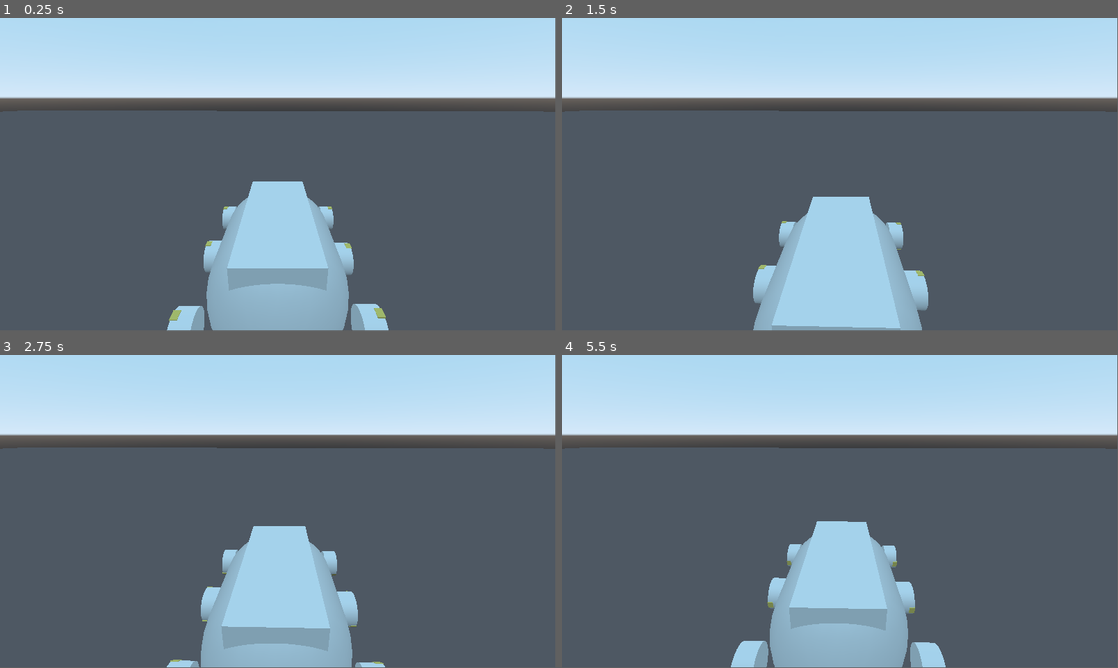
Above: before the commit, frames 1-4 (two rows, left to right).
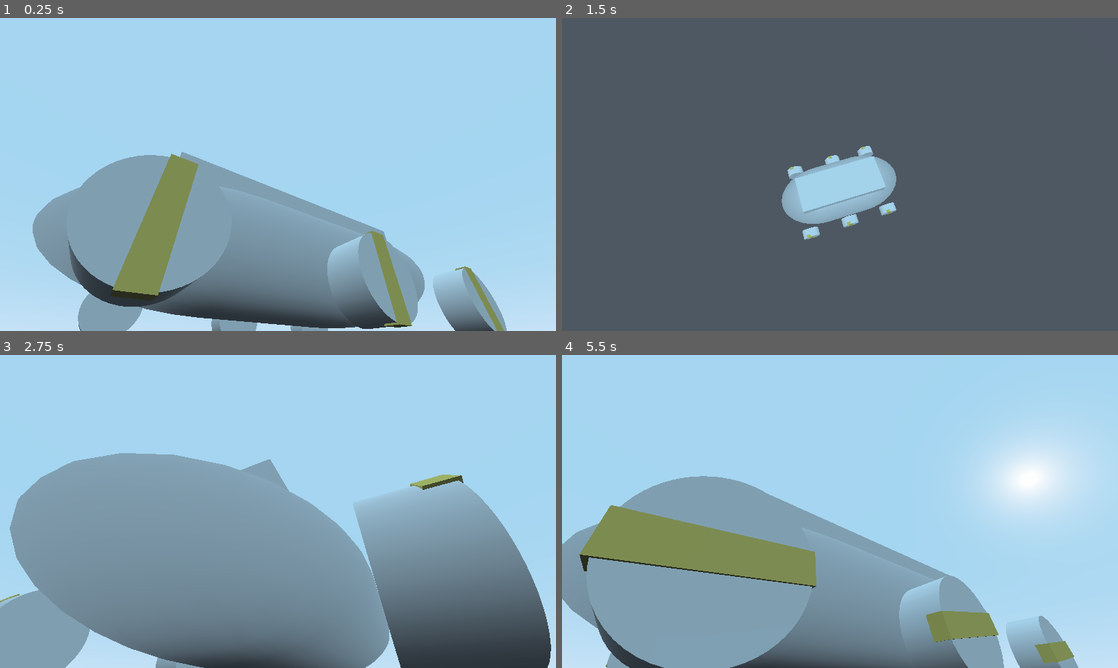
Above: after the commit, the same moments.

Repository: Lendevar/RAGTAG
Game: Godot game, scene res://Scenes/testPlane.tscn
The game is run twice, just before and just after one commit, with the same random seed, the same clock (stepped at 60 frames per second) and the same inputs.
Inputs (mouse positions are in pixels of both pictures, inside the frame that each line leads up to):
- Up to frame 1 (0.25 s): no input
- Up to frame 2 (1.5 s): move the mouse to (962, 158) at 0.52 s; move the mouse to (728, 190) at 1.27 s
- Up to frame 3 (2.75 s): move the mouse to (333, 442) at 2.02 s
- Up to frame 4 (5.5 s): move the mouse to (812, 574) at 2.77 s; move the mouse to (1006, 558) at 3.52 s; move the mouse to (673, 464) at 4.27 s; move the mouse to (867, 511) at 5.02 s
In our replay, the window is 799x449 before the commit and 800x450 after it. These sizes can differ from the game's own. Grey fills any space a smaller window leaves; there, only what the larger window draws over its background counts as a difference.

The runs differ from the first frame. In frame 1, 82% of the frame differs, in the area x 0-100%, y 0-100%; in frame 2, 40%; in frame 3, 79%; in frame 4, 81%.

Commit message:
Made a simple camera controller for better testing

Diff:
--- /dev/null
+++ b/Scenes/tankRoot.gd
@@ -0,0 +1,45 @@
+extends Spatial
+
+export(float) var mousesense = 0.25
+
+var mousepos = Vector2()
+var camIncrement = Vector2()
+var screensize = Vector2()
+
+
+
+func _ready():
+
+	Input.set_mouse_mode(Input.MOUSE_MODE_HIDDEN)
+
+
+func rotateCamera():
+
+	screensize = get_viewport().size
+
+	get_viewport().warp_mouse( screensize / 2 )
+
+	$cameraRoot.global_transform.origin = $tankBody.global_transform.origin
+	$cameraRoot.global_transform.origin.y = $tankBody.global_transform.origin.y + 0.75
+
+	mousepos = $cameraRoot/ClippedCamera.get_viewport().get_mouse_position()
+
+	camIncrement = mousepos - screensize / 2
+
+	$cameraRoot.rotation_degrees.x += -camIncrement.y * mousesense
+	$cameraRoot.rotation_degrees.y += -camIncrement.x * mousesense
+
+	if $cameraRoot.rotation_degrees.x >= 40.1:
+
+		$cameraRoot.rotation_degrees.x = 40
+
+	if $cameraRoot.rotation_degrees.x <= -70.1:
+
+		$cameraRoot.rotation_degrees.x = -70
+
+	$cameraRoot.rotation.z = 0
+
+
+func _process(delta):
+
+	rotateCamera()
--- a/Scenes/tankRoot.tscn
+++ b/Scenes/tankRoot.tscn
@@ -1,6 +1,7 @@
-[gd_scene load_steps=10 format=2]
+[gd_scene load_steps=11 format=2]
 
 [ext_resource path="res://Scenes/wheelBaseRoot.gd" type="Script" id=1]
+[ext_resource path="res://Scenes/tankRoot.gd" type="Script" id=2]
 
 [sub_resource type="CubeMesh" id=1]
 
@@ -23,6 +24,7 @@
 albedo_color = Color( 0.972549, 0.878431, 0.45098, 1 )
 
 [node name="tankRoot" type="Spatial"]
+script = ExtResource( 2 )
 
 [node name="tankBody" type="RigidBody" parent="."]
 
@@ -41,10 +43,10 @@
 [node name="cameraHorizontal" type="Spatial" parent="cameraRoot"]
 
 [node name="cameraVertical" type="Spatial" parent="cameraRoot/cameraHorizontal"]
-transform = Transform( 1, 0, 0, 0, 0.945967, 0.324264, 0, -0.324264, 0.945967, 0, 0, 0 )
-
-[node name="ClippedCamera" type="ClippedCamera" parent="cameraRoot/cameraHorizontal/cameraVertical"]
-transform = Transform( 1, 0, 0, 0, 1, -2.98023e-08, 0, 2.98023e-08, 1, 0, 5.96046e-08, 2.62536 )
+transform = Transform( 1, 0, 0, 0, 1, 0, 0, 0, 1, 0, 0, 0 )
+
+[node name="ClippedCamera" type="ClippedCamera" parent="cameraRoot"]
+transform = Transform( 1, 0, 0, 0, 1, -2.98023e-08, 0, 2.98023e-08, 1, 0, 5.96046e-08, 4.74125 )
 
 [node name="PinJointBodyWithWheelBase" type="Generic6DOFJoint" parent="."]
 nodes/node_a = NodePath("../tankBody")
--- a/project.godot
+++ b/project.godot
@@ -16,8 +16,8 @@
 
 [display]
 
-window/size/width=1920
-window/size/height=1080
+window/size/width=1280
+window/size/height=720
 
 [input]
 
